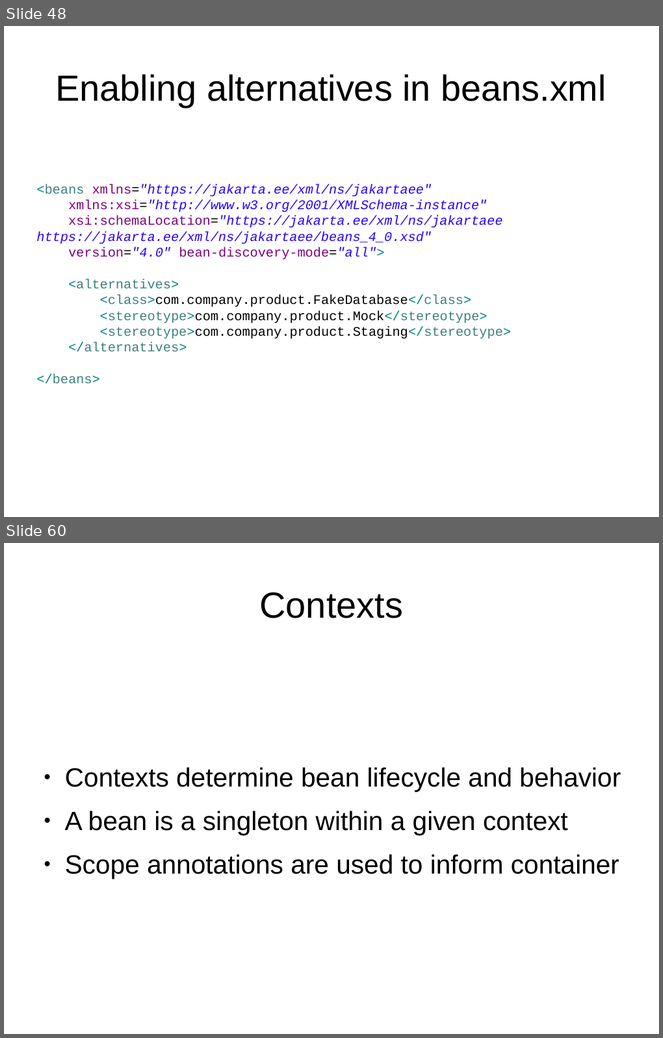
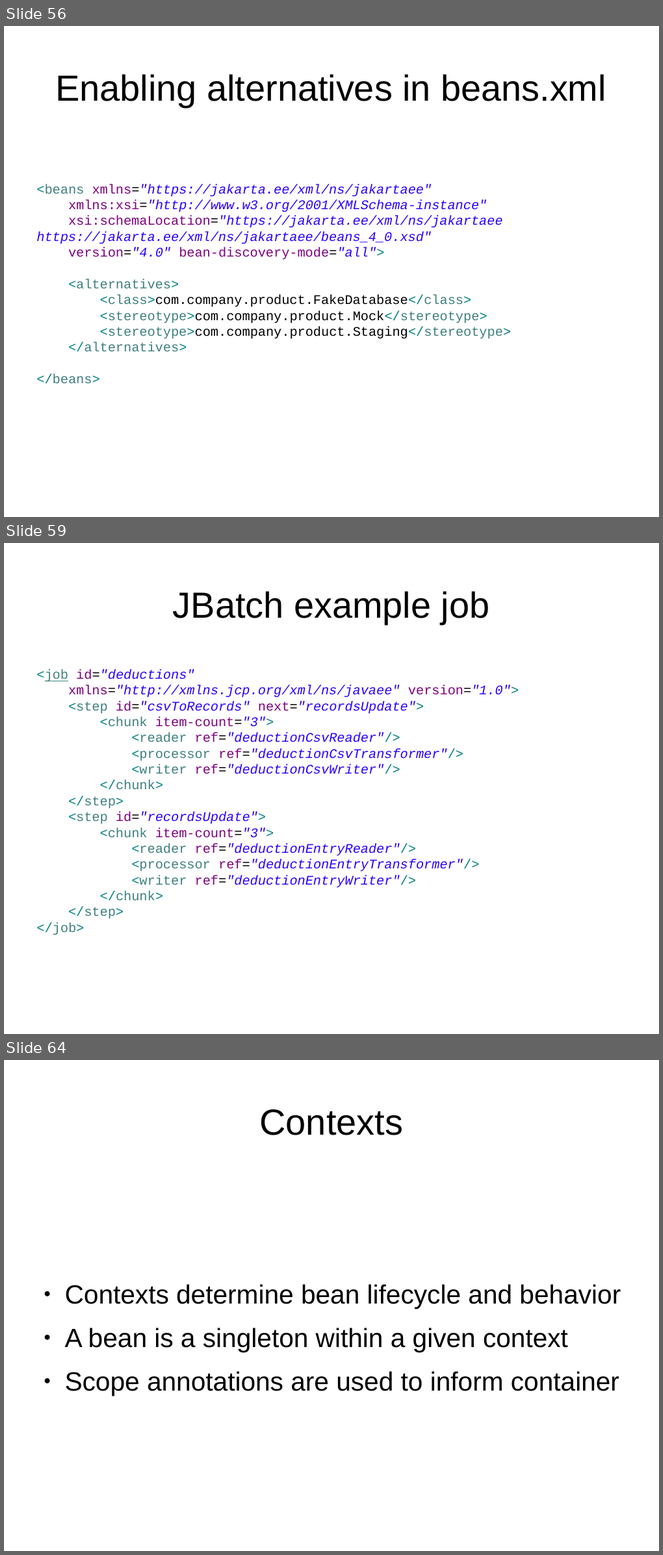
Before and after one commit to FrigoCoder/CDI, a slide deck: CDI.odp. Shown one above the other, each under a label of ours: slides 48 and 60 before the commit, slides 56, 59 and 64 after it; the slides between them are not shown. The pictures are 663x1038 and 663x1555 pixels, drawn with LibreOffice and Linux fonts; fonts in the diff are those of the drawing. Boxes give left, top, right and bottom in pixels: in the first picture for what was removed or moved away, otherwise in the second. Text is boxed around its words. In the diff, an @@ line names an element or a change of style, - is before the commit and + after.

```diff
--- a/CDI.odp
+++ b/CDI.odp
@@ slide 59 added at [4,543,659,1034], background #FFFFFF @@
@@ title added at [173,591,490,624], 44 pt, text #000000 @@
+JBatch example job
@@ text added at [36,669,519,935], 16 pt, text #2A00FF, italic @@
+<job id="deductions"
+xmlns="http://xmlns.jcp.org/xml/ns/javaee" version="1.0">
+<step id="csvToRecords" next="recordsUpdate">
+<chunk item-count="3">
+<reader ref="deductionCsvReader"/>
+<processor ref="deductionCsvTransformer"/>
+<writer ref="deductionCsvWriter"/>
+</chunk>
+</step>
+<step id="recordsUpdate">
+<chunk item-count="3">
+<reader ref="deductionEntryReader"/>
+<processor ref="deductionEntryTransformer"/>
+<writer ref="deductionEntryWriter"/>
+</chunk>
+</step>
+</job>
@@ what was slide 48 is now slide 56 @@
@@ what was slide 60 is now slide 64 @@
```
Also in this commit, not shown: 1 slide changed, 5 other slides added, 2 slides removed.
